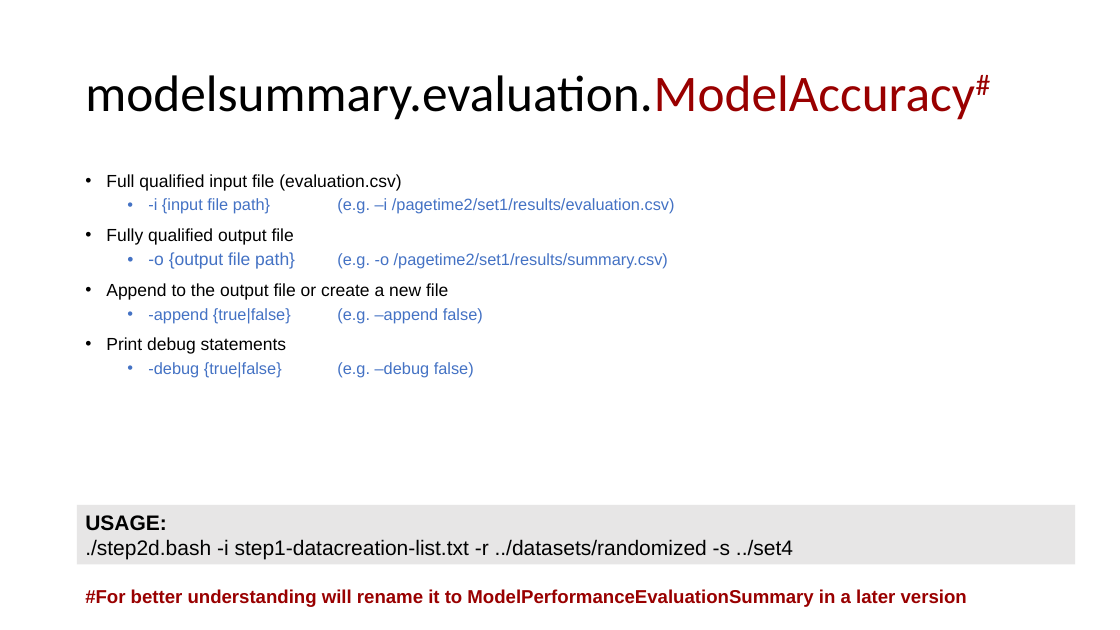
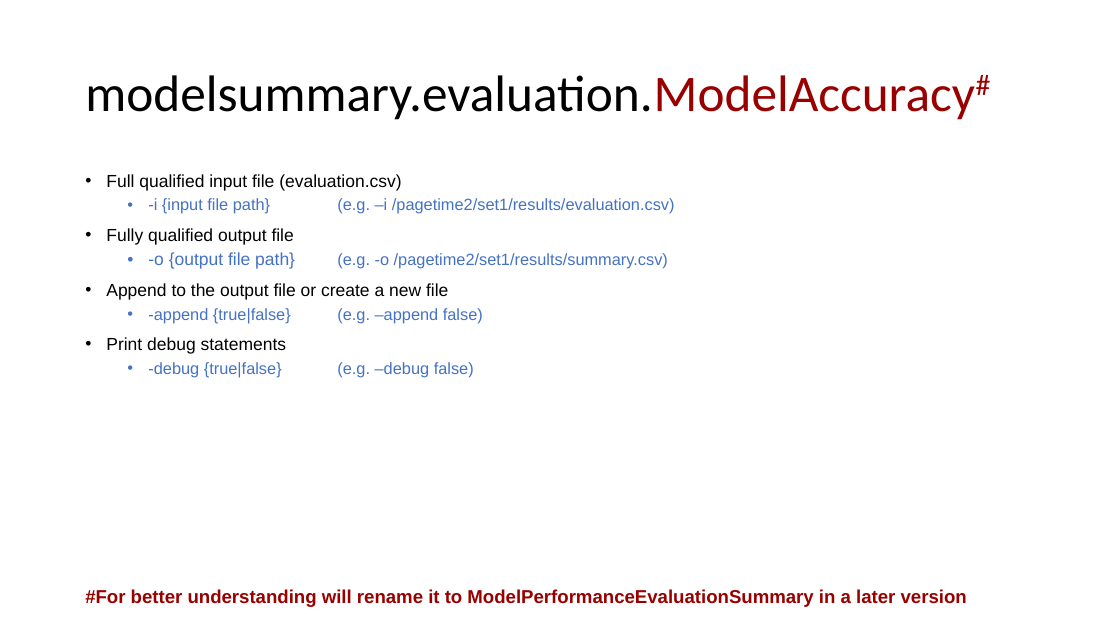
Before and after one commit to predmodelswebpage/mlt, a slide deck: slide 23 of Performance Evaluation of MLT in Web Page Load Time Prediction - Datasets and Scripts.pptx (slide 22 before the commit). Drawn at 1120x630 pixels with LibreOffice and Linux fonts; fonts in the diff are those of the drawing. Boxes give left, top, right and bottom in pixels: in the first picture for what was removed or moved away, otherwise in the second. Text is boxed around its words. In the diff, an @@ line names an element or a change of style, - is before the commit and + after.

```diff
--- a/Performance Evaluation of MLT in Web Page Load Time Prediction - Datasets and Scripts.pptx
+++ b/Performance Evaluation of MLT in Web Page Load Time Prediction - Datasets and Scripts.pptx
@@ rectangle removed at [77,505,1075,565] @@
-USAGE:
-./step2d.bash -i step1-datacreation-list.txt -r ../datasets/randomized -s ../set4
```
Also in this commit, not shown: 9 other slides changed, 2 slides added.
